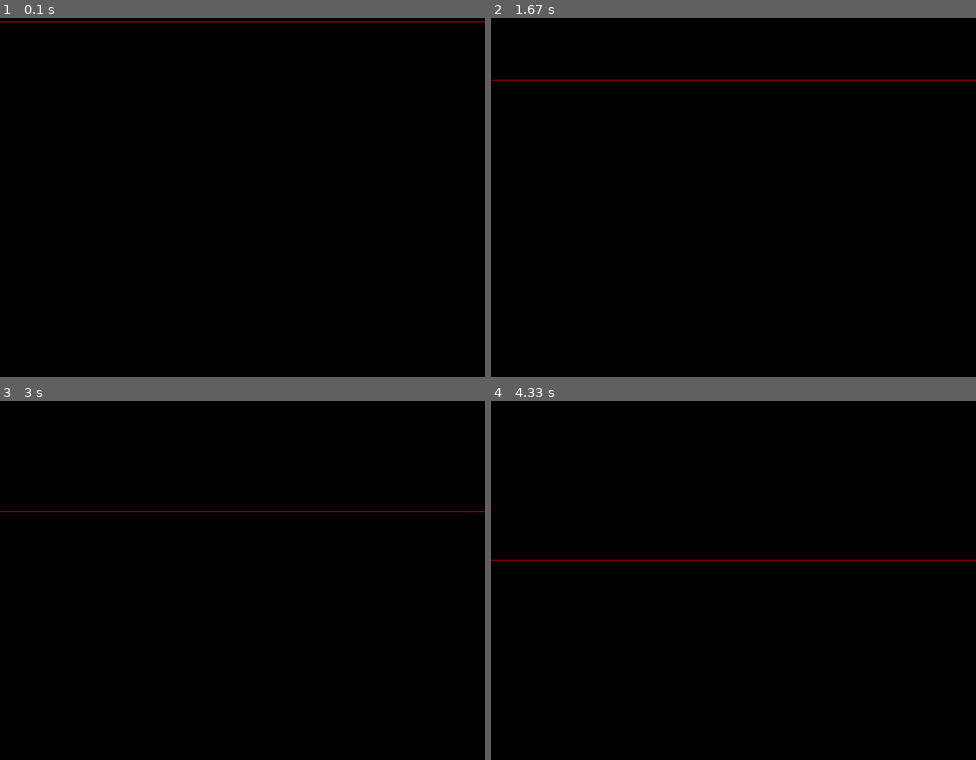
Above: before the commit, frames 1-4 (two rows, left to right).
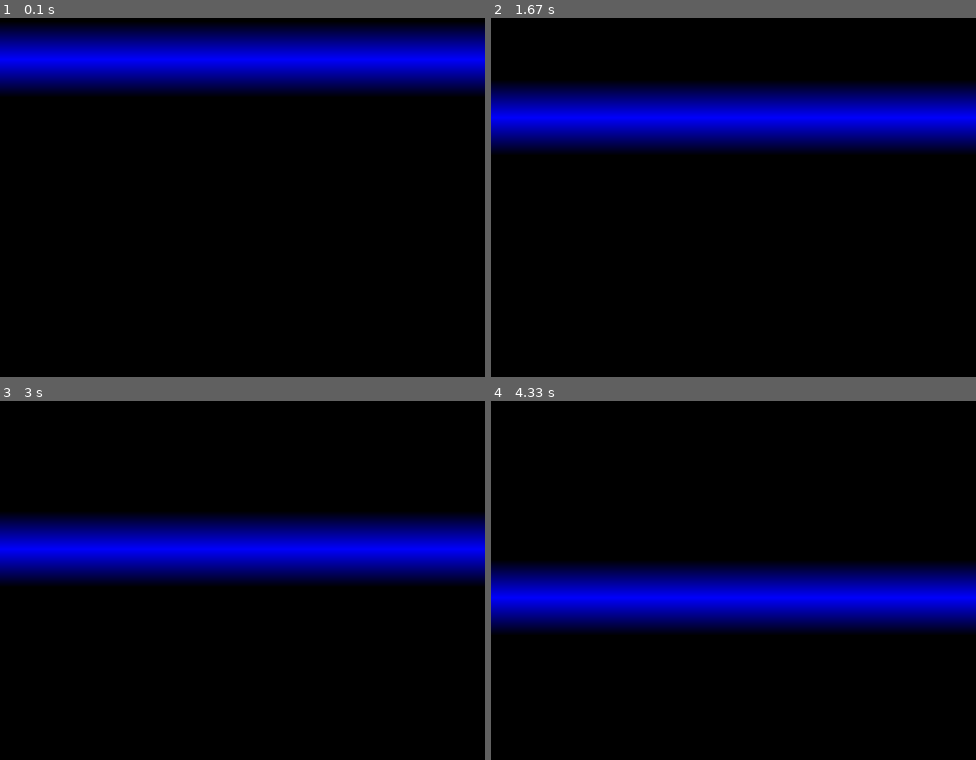
Above: after the commit, the same moments.

Repository: BucSy/pygame_
Game: pygame game, started from game.py
Same seed, same stepped clock (60 frames per second), same inputs: the game is played once before the commit and once after it.
Inputs:
- Up to frame 1 (0.1 s): no input
- Up to frame 2 (1.67 s): tap Enter at 0.33 s
- Up to frame 3 (3 s): no input
- Up to frame 4 (4.33 s): no input

The runs differ from the first frame. In frame 1, 19% of the frame differs, in the area x 0-100%, y 1-22%; in frame 2, 19%; in frame 3, 19%; in frame 4, 19%.

Commit message:
Added a line..

Diff:
--- a/game.py
+++ b/game.py
@@ -3,20 +3,23 @@
 y = 0
 dir = 1
 running = 1
-width = 800
-height = 600
-screen = pygame.display.set_mode((width, height))
-linecolor = 255, 0, 0
-bgcolor = 0, 0, 0
+barheight = 124
+screen = pygame.display.set_mode((800, 600))
+
+barcolor = []
+for i in range(1, 63):
+    barcolor.append((0,0, i*4))
+for i in range(1, 63):
+    barcolor.append((0,0, 255 - i*4))
 
 while running:
     event = pygame.event.poll()
     if (event.type == pygame.QUIT):
         running = 0
-    screen.fill(bgcolor)
-    pygame.draw.line(screen, linecolor, (0, y), (width - 1, y))
-
+    screen.fill((0,0,0))
+    for i in range(0, barheight):
+        pygame.draw.line(screen, barcolor[i], (0, y+i), (799, y+i))
     y += dir
-    if (y == 0 or y == height -1):
+    if (y + barheight > 599 or y < 0):
         dir *= -1
     pygame.display.flip()
